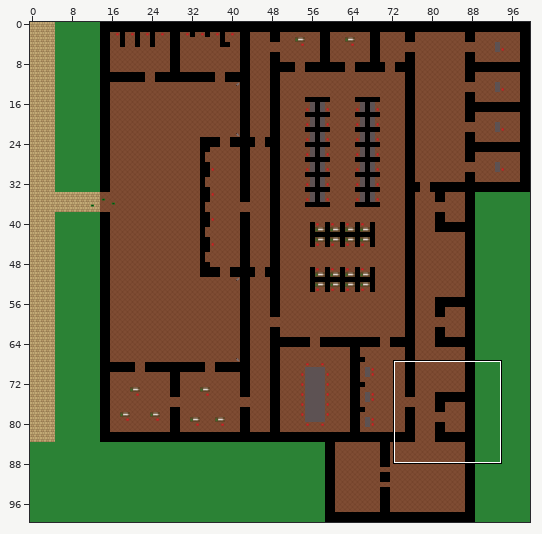
Two versions of a level (Tiled map, assets/map1.tmx). Above: a wide view before the commit, with the close-up outlined.
Close-up. First the earlier version:
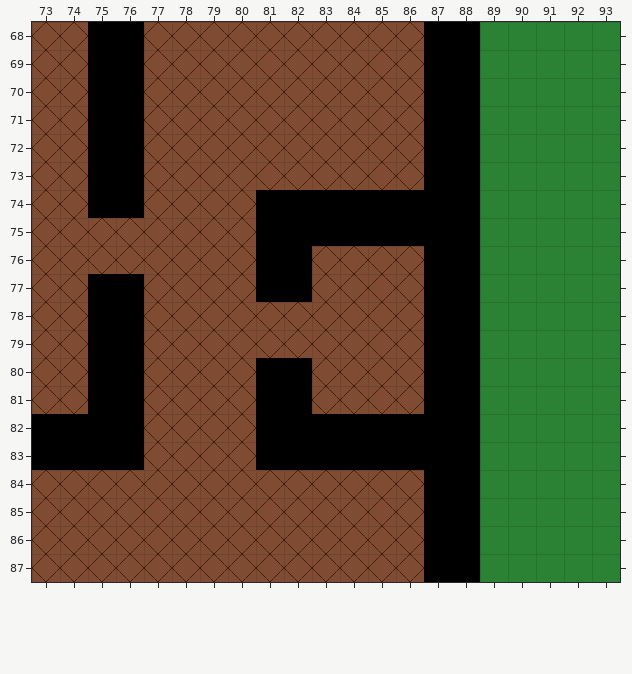
Cells are 32x32 px. Shown: x 73..93, y 68..87. The commit also changed other parts of the map, which this record leaves out.
After the commit:
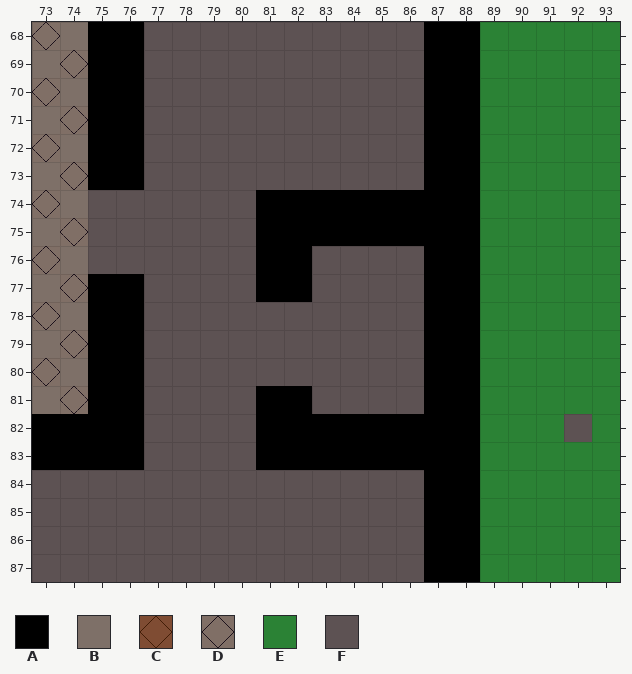
Key: from "terrain-assets": A 188, B 313, C 692, D 723, E 800, F 977.
_ is an empty cell, # one hidden under a higher layer.
Diff:
Layer "Floor":
y 68: x 73..74 CC -> DB; x 77..86 CCCCCCCCCC -> FFFFFFFFFF
y 69: x 73..74 CC -> BD; x 77..86 CCCCCCCCCC -> FFFFFFFFFF
y 70: x 73..74 CC -> DB; x 77..86 CCCCCCCCCC -> FFFFFFFFFF
y 71: x 73..74 CC -> BD; x 77..86 CCCCCCCCCC -> FFFFFFFFFF
y 72: x 73..74 CC -> DB; x 77..86 CCCCCCCCCC -> FFFFFFFFFF
y 73: x 73..74 CC -> BD; x 77..86 CCCCCCCCCC -> FFFFFFFFFF
y 74: x 73..80 CC##CCCC -> DBFFFFFF
y 75: x 73..80 CCCCCCCC -> BDFFFFFF
y 76: x 73..80 CCCCCCCC -> DBFFFFFF; x 83..86 CCCC -> FFFF
y 77: x 73..74 CC -> BD; x 77..80 CCCC -> FFFF; x 83..86 CCCC -> FFFF
y 78: x 73..74 CC -> DB; x 77..86 CCCCCCCCCC -> FFFFFFFFFF
y 79: x 73..74 CC -> BD; x 77..86 CCCCCCCCCC -> FFFFFFFFFF
y 80: x 73..74 CC -> DB; x 77..86 CCCC##CCCC -> FFFFFFFFFF
y 81: x 73..74 CC -> BD; x 77..80 CCCC -> FFFF; x 83..86 CCCC -> FFFF
y 82: x 77..80 CCCC -> FFFF; x 92 E -> F
y 83: x 77..80 CCCC -> FFFF
y 84..87: x 73..86 CCCCCCCCCCCCCC -> FFFFFFFFFFFFFF
Layer "WallsAccessories":
y 74: x 75..76 AA -> __
y 80: x 81..82 AA -> __
Boxes around the changes in both close-ups, in picture pixels (x1, y1, x2, y2):
changed: (32, 22, 424, 582)
changed: (564, 414, 592, 442)
